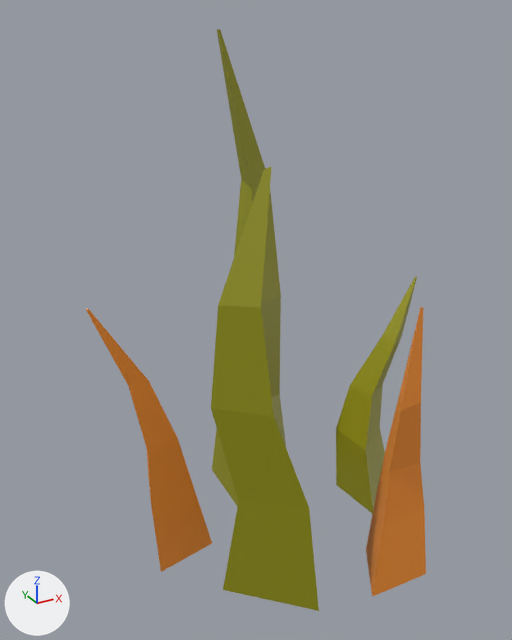
Renders of the glTF model source/assets/models/Grass_M_Yellow_flat.gltf from each side of a commit.
The view is the same before and after, from a 50 mm lens placed at (-1.024, -1.579, 1.532), pointed at (-0.125, 0.054, 0.716). The lights are fixed; the arrows at lower left show +X, +Y and +Z. The picture after the commit comes second. Where no turn or scale is listed for an object, it has been applied to the vertices. Vertices at exactly the same position are counted once.

In view in the first picture: 'Grass_M_Yellow_flat'.
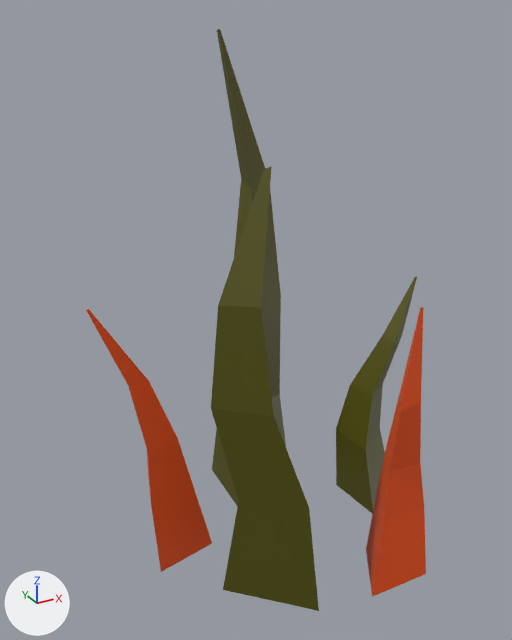
What differs and where, as boxes (x1, y1, x2, y2) in the pictures (512 x 640 px):
'Grass_M_Yellow_flat', surface changed (darker)
    both: (86, 29, 426, 611)

What changed in the scene script:
```text
Add img_flat_atlas:
    img_flat_atlas = load_image('Flat_Atlas', '../textures/Flat_Atlas.png', 256, 16, 'sRGB')
Change mat_h4b_summer_grass:
    where n0 = _N.new('ShaderNodeBsdfPrincipled'); n0.name = 'Principled BSDF'
    remove n0.inputs[0].default_value = (0.293, 0.289, 0.00449, 1.0)  # 'Base Color', yellow #93920e
    add n2 = _N.new('ShaderNodeMix'); n2.name = 'Mix'
    add n2.data_type = 'RGBA'
    add n2.blend_type = 'MULTIPLY'
    add n2.inputs[0].default_value = 1.0  # 'Factor'
    add n2.inputs[7].default_value = (0.293, 0.289, 0.00449, 1.0)  # 'B', yellow #93920e
    add n3 = _N.new('ShaderNodeTexImage'); n3.name = 'Image Texture'
    add n3.image = img_flat_atlas
    add _L.new(n2.outputs[2], n0.inputs[0])  # 'Result' to 'Base Color'
    add _L.new(n3.outputs[0], n2.inputs[6])  # 'Color' to 'A'
Change mat_h4b_orange:
    where n0 = _N.new('ShaderNodeBsdfPrincipled'); n0.name = 'Principled BSDF'
    remove n0.inputs[0].default_value = (0.918, 0.282, 0.0253, 1.0)  # 'Base Color', orange #f6912c
    add n2 = _N.new('ShaderNodeMix'); n2.name = 'Mix'
    add n2.data_type = 'RGBA'
    add n2.blend_type = 'MULTIPLY'
    add n2.inputs[0].default_value = 1.0  # 'Factor'
    add n2.inputs[7].default_value = (0.918, 0.282, 0.0253, 1.0)  # 'B', orange #f6912c
    add n3 = _N.new('ShaderNodeTexImage'); n3.name = 'Image Texture'
    add n3.image = img_flat_atlas
    add _L.new(n2.outputs[2], n0.inputs[0])  # 'Result' to 'Base Color'
    add _L.new(n3.outputs[0], n2.inputs[6])  # 'Color' to 'A'
Change me_grass_m_yellow_flat_grass_m_yellow_flat:
    where me_grass_m_yellow_flat_grass_m_yellow_flat.from_pydata(...)  # 75 vertices, 130 faces; spans x -0.59..0.47, y -0.38..0.42, z -0.04..1.48
    used by ob_grass_m_yellow_flat; location = (0.0, 0.0, 0.0)
    me_grass_m_yellow_flat_grass_m_yellow_flat part 1: texture (UV) coordinates of 130 of 130 faces, centred in x -0.59..0.46, y -0.37..0.37, z -0.04..1.48, changed; they spanned u 0.53..0.55, v 0.01..0.88 and now span u 0.2..0.27, v 0.01..0.88
```
